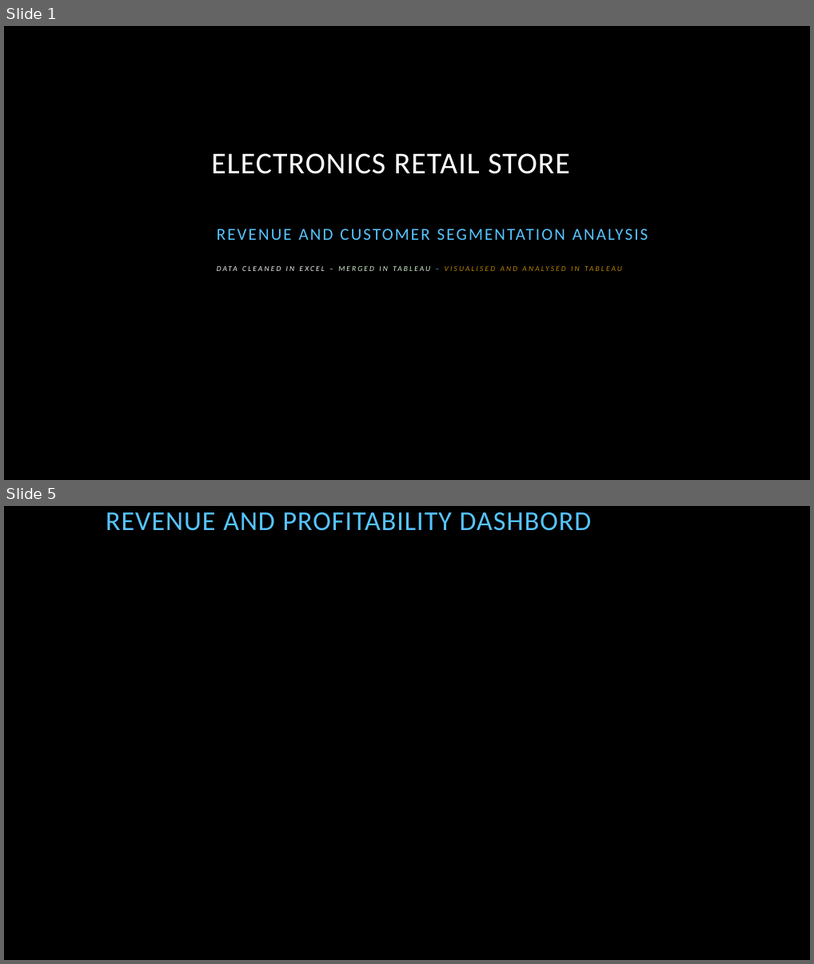
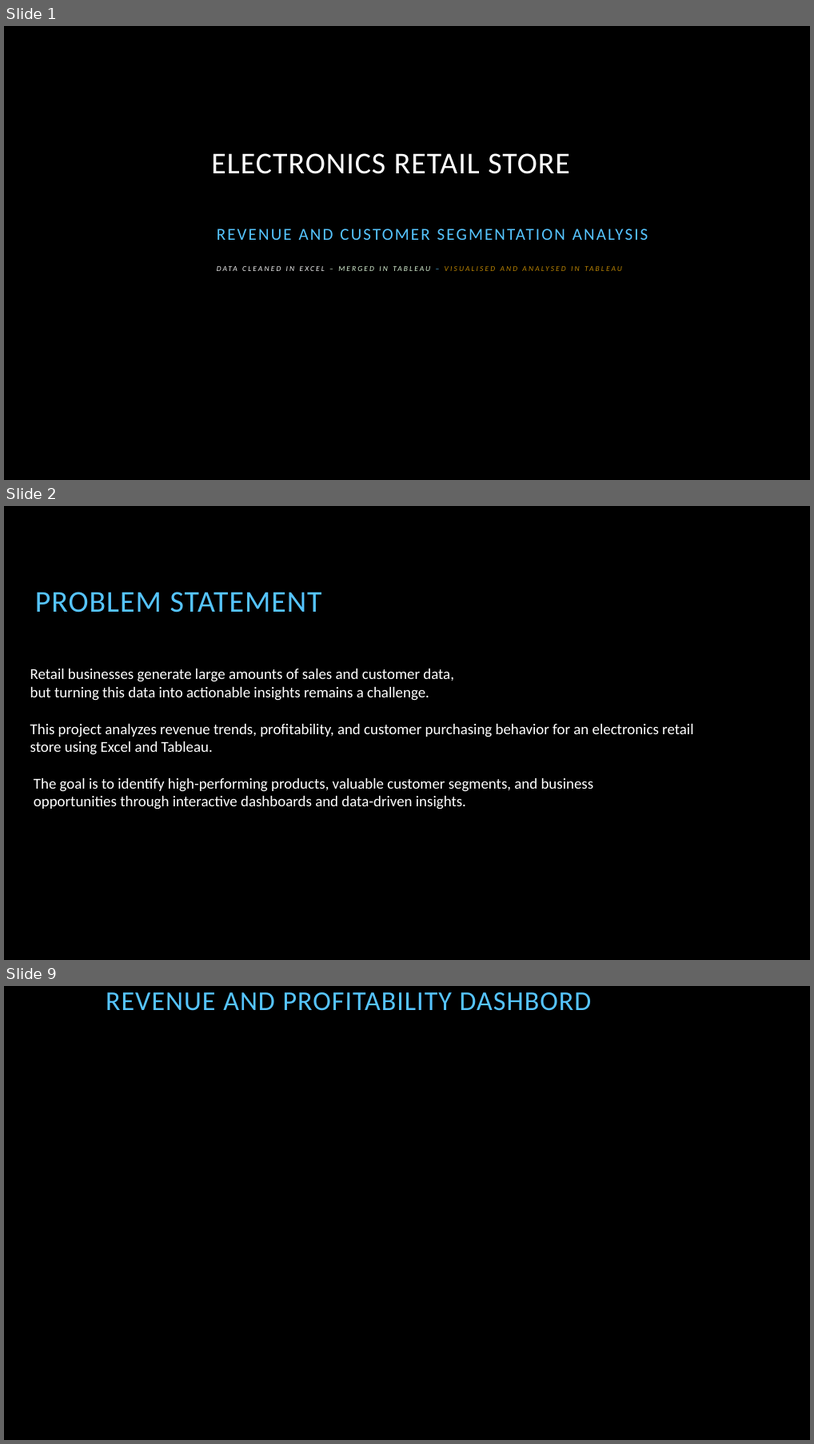
Before and after one commit to mutheumbuta/Electronic_retailstore_analysis, a slide deck: ELECTRONICS RETAIL STORE presentation.pptx. Shown one above the other, each under a label of ours: slides 1 and 5 before the commit, slides 1, 2 and 9 after it; the slides between them are not shown. The pictures are 814x964 and 814x1444 pixels, drawn with LibreOffice and Linux fonts; fonts in the diff are those of the drawing; background and template pictures are left out. Boxes give left, top, right and bottom in pixels: in the first picture for what was removed or moved away, otherwise in the second. Text is boxed around its words. In the diff, an @@ line names an element or a change of style, - is before the commit and + after.

```diff
--- a/ELECTRONICS RETAIL STORE presentation.pptx
+++ b/ELECTRONICS RETAIL STORE presentation.pptx
@@ slide 2 added at bbox=[4, 506, 810, 960], background picture (left out) @@
@@ title added at bbox=[35, 592, 322, 612], 36 pt, text #56C5FF @@
+PROBLEM STATEMENT
@@ text added at bbox=[30, 668, 694, 809], 18 pt, text #FFFFFF @@
+Retail businesses generate large amounts of sales and customer data,
+but turning this data into actionable insights remains a challenge.
+This project analyzes revenue trends, profitability, and customer purchasing behavior for an electronics retail store using Excel and Tableau.
+The goal is to identify high-performing products, valuable customer segments, and business
+opportunities through interactive dashboards and data-driven insights.
@@ what was slide 5 is now slide 9 @@
```
Also in this commit, not shown: 4 slides changed, 6 other slides added.
